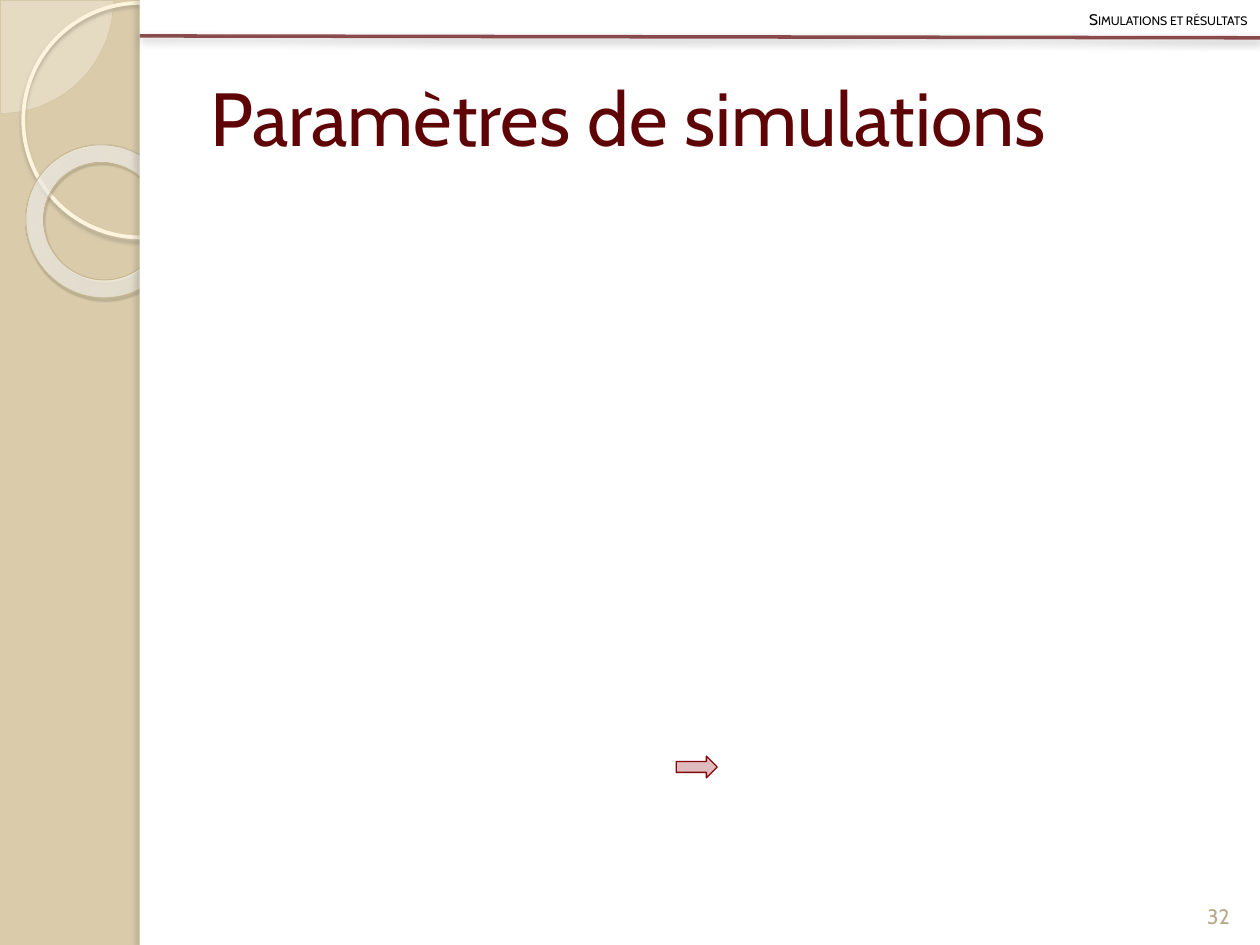
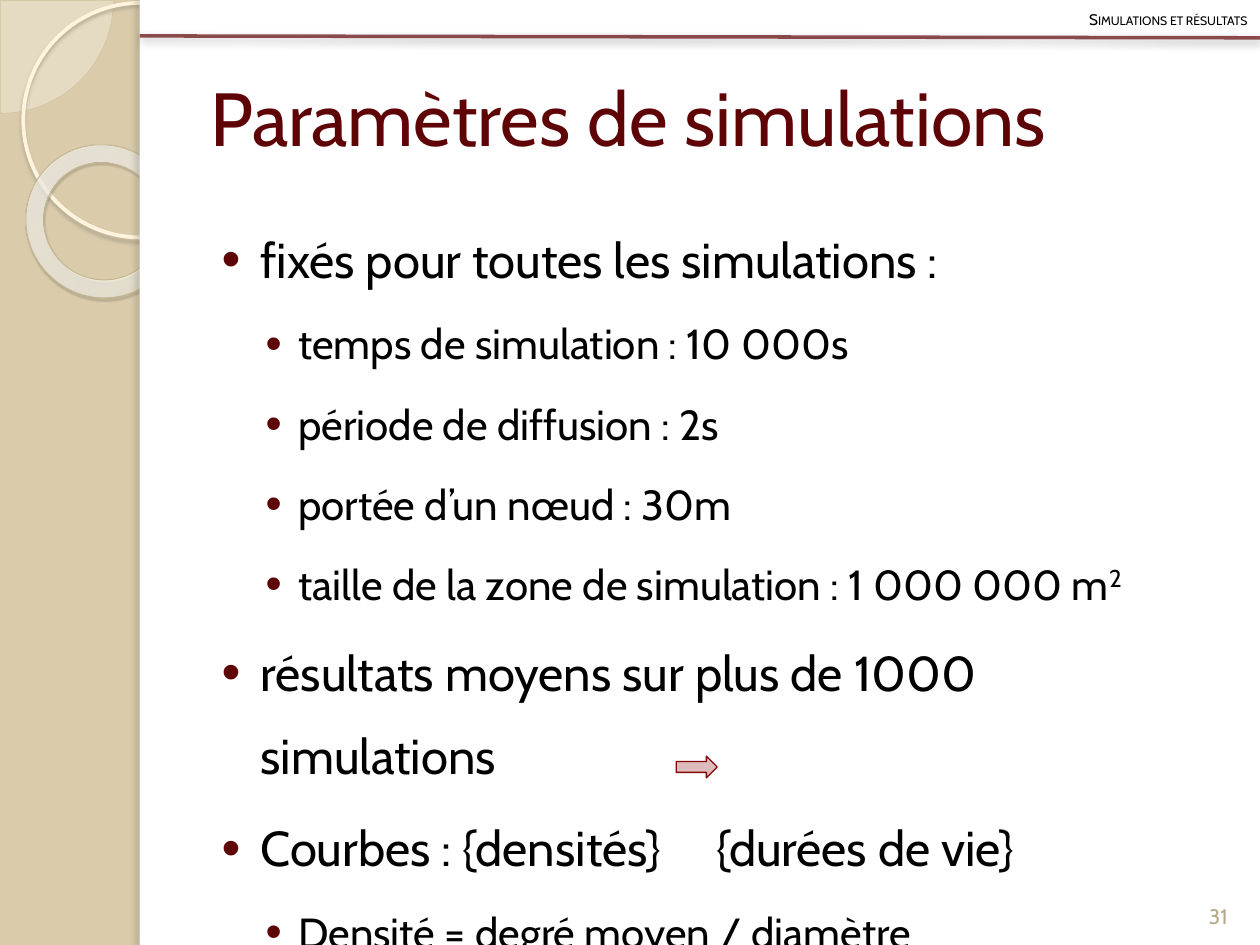
Before and after one commit to Patre/Energy-saving-in-sensors--networks, a slide deck: slide 31 of Redaction/Presentation/pres.pptx (slide 32 before the commit). Drawn at 1260x945 pixels with LibreOffice and Linux fonts; fonts in the diff are those of the drawing; grey boxes stand for pictures. Boxes give left, top, right and bottom in pixels: in the first picture for what was removed or moved away, otherwise in the second. Text is boxed around its words. In the diff, an @@ line names an element or a change of style, - is before the commit and + after.

```diff
--- a/Redaction/Presentation/pres.pptx
+++ b/Redaction/Presentation/pres.pptx
@@ text added at (x1=261, y1=241, x2=1062, y2=873), 24 pt, text #000000 @@
+• fixés pour toutes les simulations :
+  • temps de simulation : 10 000s
+  • période de diffusion : 2s
+  • portée d’un nœud : 30m
+  • taille de la zone de simulation : 1 000 000 m2
+• résultats moyens sur plus de 1000 simulations
+• Courbes : {densités} {durées de vie}
+  • Densité = degré moyen / diamètre
@@ page number at (x1=1209, y1=909, x2=1228, y2=924): text changed @@
-32
+31
```
Also in this commit, not shown: 3 other slides changed, 1 slide added, 1 slide removed.
